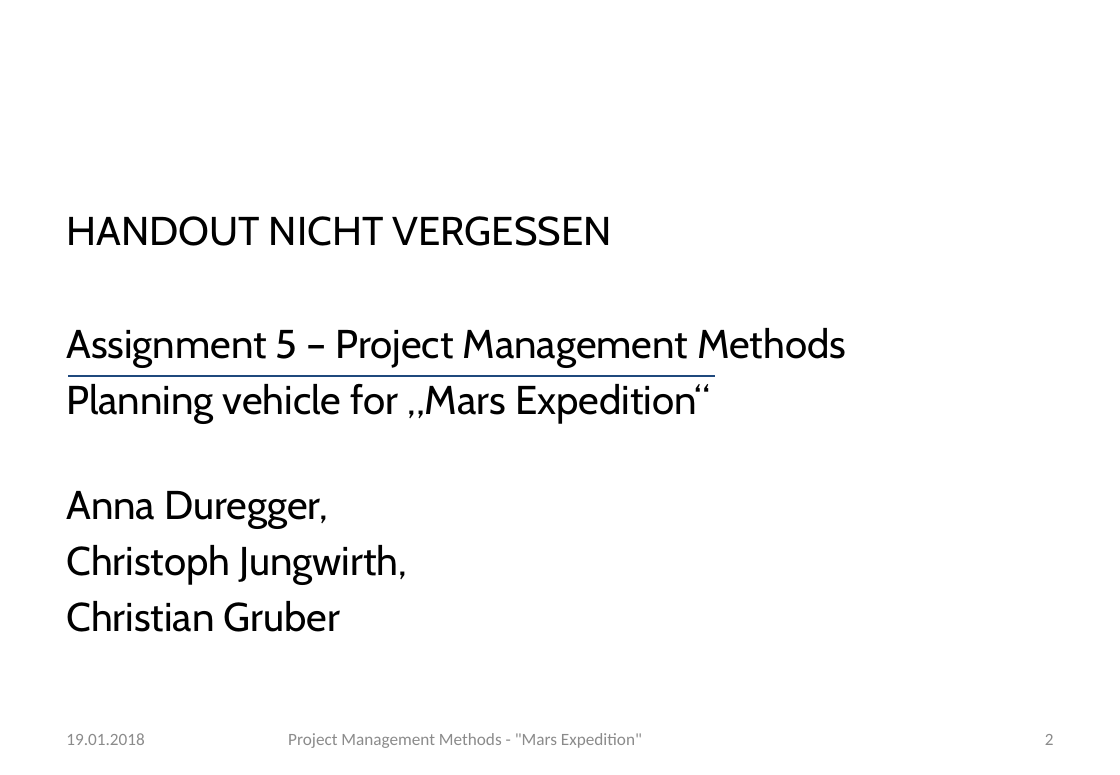
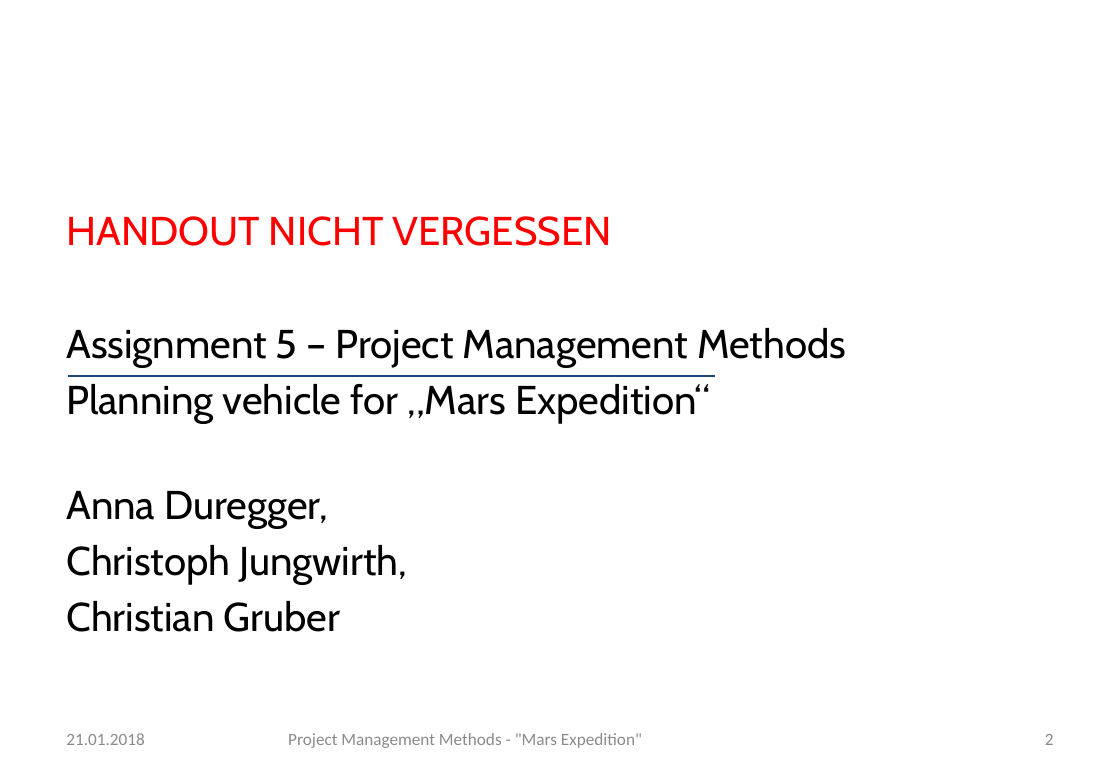
Before and after one commit to gchrizZz/RTW, a slide deck: slide 2 of 01_Projektmanagement/Assignment 5 - Project Managements Methods.pptx. Drawn at 1120x775 pixels with LibreOffice and Linux fonts; fonts in the diff are those of the drawing; background and template pictures are left out. Boxes give left, top, right and bottom in pixels: in the first picture for what was removed or moved away, otherwise in the second. Text is boxed around its words. In the diff, an @@ line names an element or a change of style, - is before the commit and + after.

Commit message:
Alles zusammengefügt und eigene Folien eingearbeitet. HANDOUT FEHLT NOCH. :-)

```diff
--- a/01_Projektmanagement/Assignment 5 - Project Managements Methods.pptx
+++ b/01_Projektmanagement/Assignment 5 - Project Managements Methods.pptx
@@ text at (66, 216, 612, 246): text colour #000000 to #FF0000 in "HANDOUT NICHT VERGESSEN" @@
@@ text at (66, 733, 144, 745): text changed @@
-19.01.2018
+21.01.2018
```
Also in this commit, not shown: 6 other slides changed, 4 slides added.
